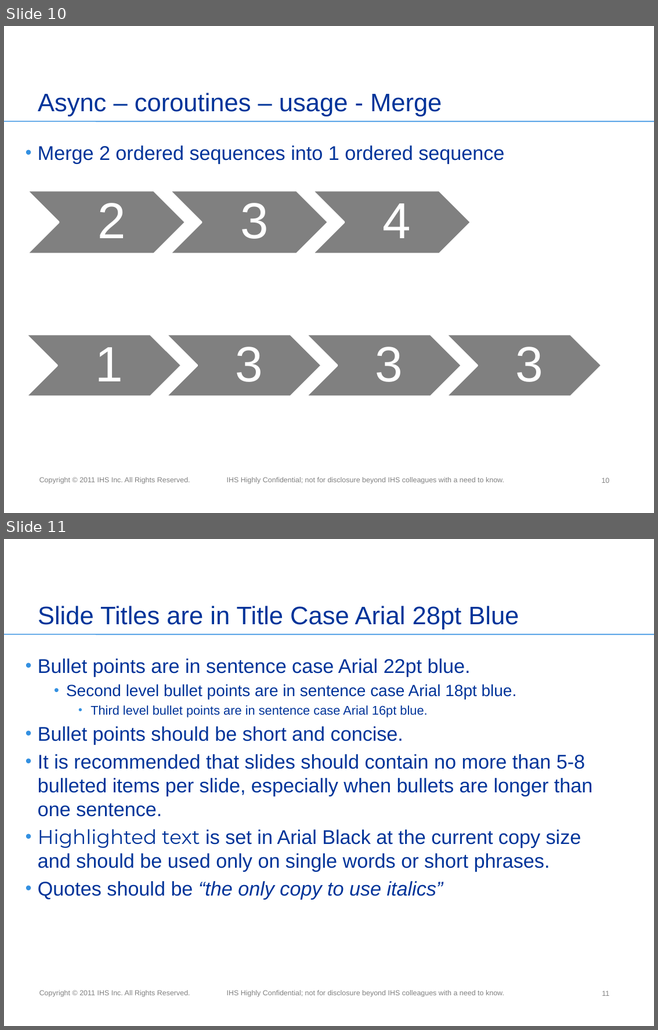
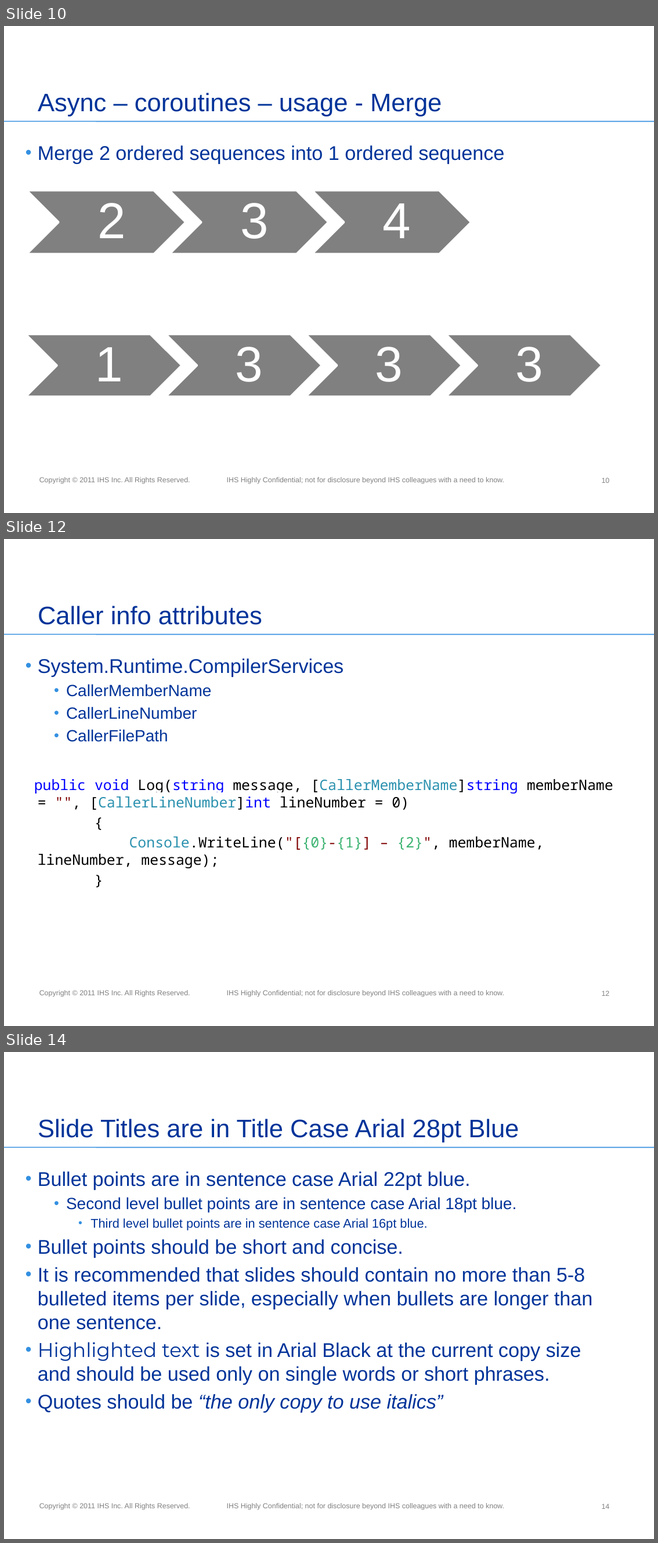
Before and after one commit to miensol/conference2012, a slide deck: C# 5.pptx. Shown one above the other, each under a label of ours: slides 10 and 11 before the commit, slides 10, 12 and 14 after it; the slides between them are not shown. The pictures are 658x1030 and 658x1543 pixels, drawn with LibreOffice and Linux fonts; fonts in the diff are those of the drawing; background and template pictures are left out. Boxes give left, top, right and bottom in pixels: in the first picture for what was removed or moved away, otherwise in the second. Text is boxed around its words. In the diff, an @@ line names an element or a change of style, - is before the commit and + after.

```diff
--- a/C# 5.pptx
+++ b/C# 5.pptx
@@ slide 12 added at bbox=[4, 539, 654, 1026], background #FFFFFF; not listed: 3 template elements that a slide beside it also shows @@
@@ title added at bbox=[38, 606, 262, 625], 28 pt, text #003399 @@
+Caller info attributes
@@ text added at bbox=[34, 658, 613, 868], 16 pt, text #000000 @@
+• System.Runtime.CompilerServices
+  • CallerMemberName
+  • CallerLineNumber
+  • CallerFilePath
+public void Log(string message, [CallerMemberName]string memberName = "", [CallerLineNumber]int lineNumber = 0)
+{
+Console.WriteLine("[{0}-{1}] – {2}", memberName, lineNumber, message);
+}
@@ page number added at bbox=[601, 991, 610, 996], 8 pt, text #808080 @@
+12
@@ what was slide 11 is now slide 14 @@
@@ page number at bbox=[601, 1504, 610, 1509]: text changed @@
-11
+14
```
Also in this commit, not shown: 1 slide changed, 2 other slides added.
